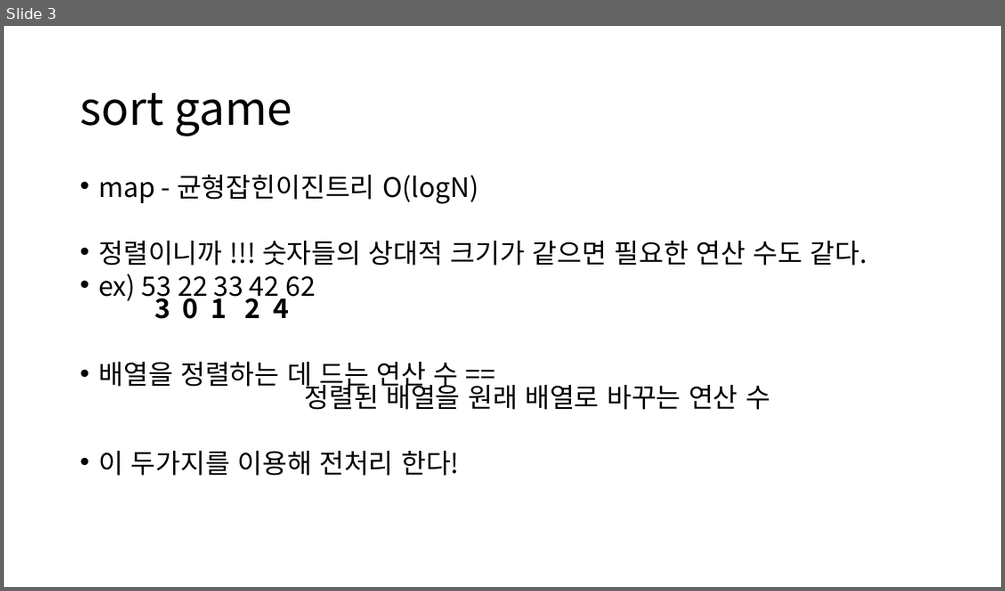
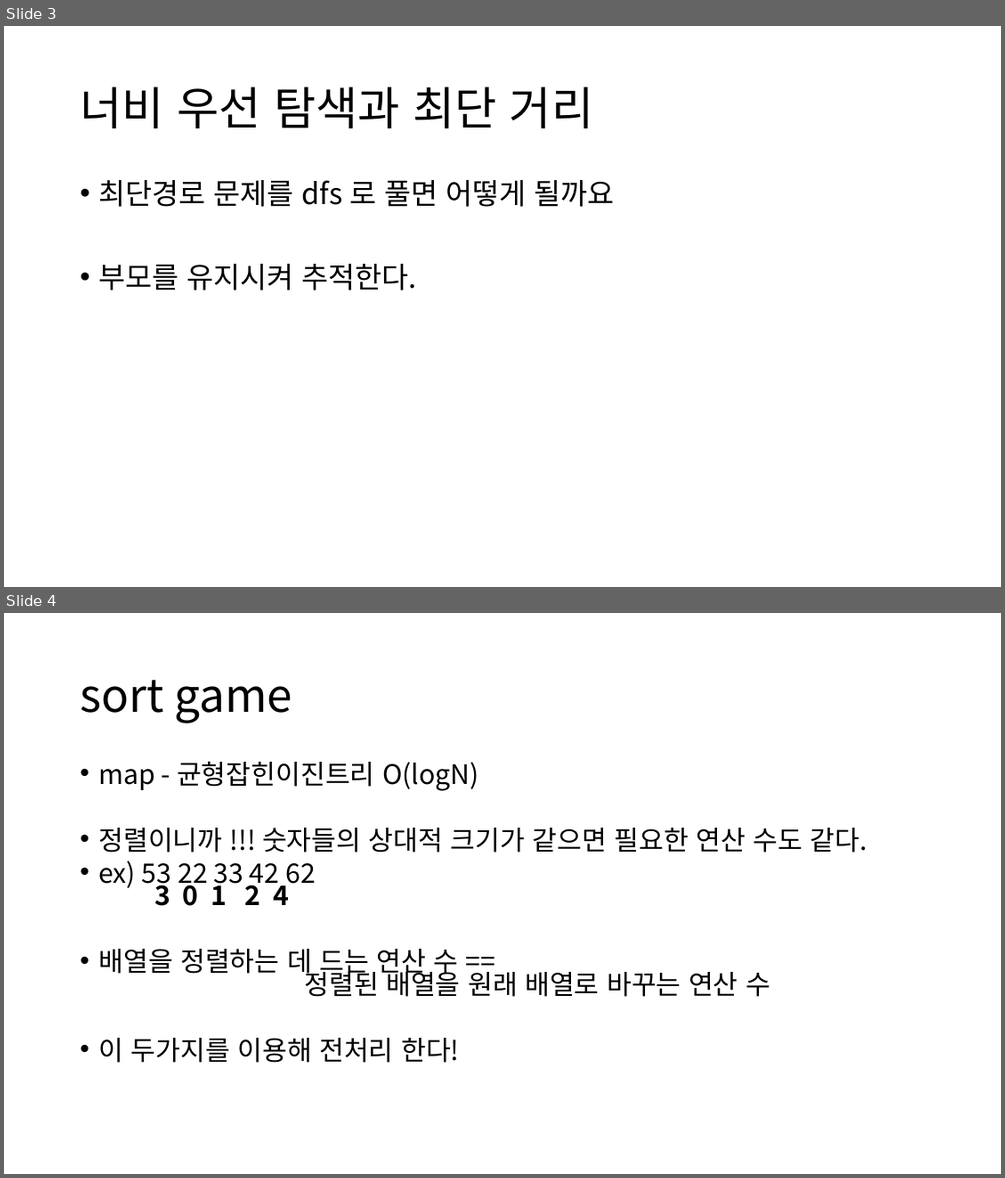
Before and after one commit to ALGOSOPT/algosopt, a slide deck: Chapter29/bfs.pptx. Shown one above the other, each under a label of ours: slide 3 before the commit, slides 3 and 4 after it. The pictures are 1005x591 and 1005x1178 pixels, drawn with LibreOffice and Linux fonts; fonts in the diff are those of the drawing. Boxes give left, top, right and bottom in pixels: in the first picture for what was removed or moved away, otherwise in the second. Text is boxed around its words. In the diff, an @@ line names an element or a change of style, - is before the commit and + after.

```diff
--- a/Chapter29/bfs.pptx
+++ b/Chapter29/bfs.pptx
@@ slide 3 added at [4, 26, 1001, 587], background #FFFFFF @@
@@ title added at [80, 87, 593, 128], 44 pt, text #000000 @@
+너비 우선 탐색과 최단 거리
@@ text added at [98, 180, 614, 290], 28 pt, text #000000 @@
+• 최단경로 문제를 dfs 로 풀면 어떻게 될까요
+• 부모를 유지시켜 추적한다.
@@ what was slide 3 is now slide 4 @@
```
Also in this commit, not shown: 2 slides changed, 7 other slides added, 1 slide removed.
